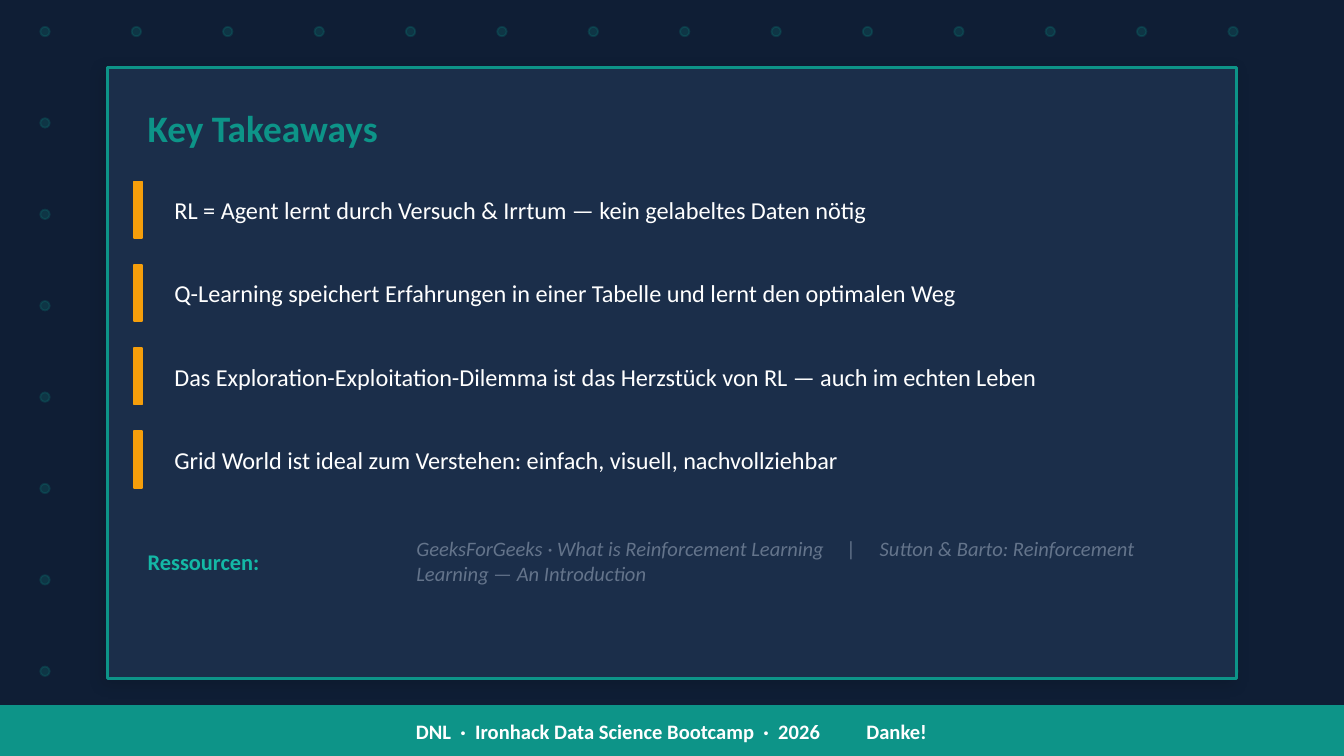
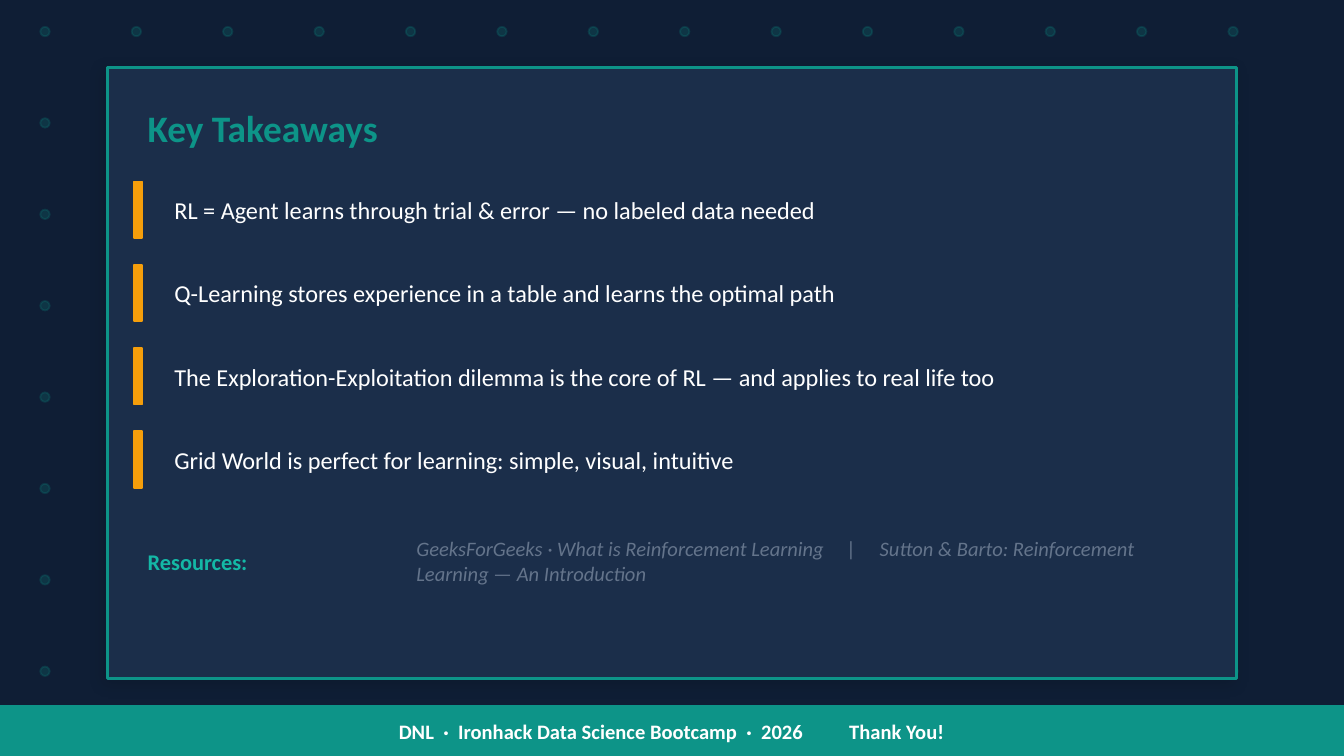
Before and after one commit to zeroKool1ne/mini-project-dsai-rl-implementation, a slide deck: slide 8 of RL_GridWorld_Presentation.pptx. Drawn at 1344x756 pixels with LibreOffice and Linux fonts; fonts in the diff are those of the drawing. Boxes give left, top, right and bottom in pixels: in the first picture for what was removed or moved away, otherwise in the second. Text is boxed around its words. In the diff, an @@ line names an element or a change of style, - is before the commit and + after.

```diff
--- a/RL_GridWorld_Presentation.pptx
+++ b/RL_GridWorld_Presentation.pptx
@@ text at [174,202,814,223]: text changed @@
-RL = Agent lernt durch Versuch & Irrtum — kein gelabeltes Daten nötig
+RL = Agent learns through trial & error — no labeled data needed
@@ text at [174,285,835,306]: text changed @@
-Q-Learning speichert Erfahrungen in einer Tabelle und lernt den optimalen Weg
+Q-Learning stores experience in a table and learns the optimal path
@@ text at [174,369,994,390]: text changed @@
-Das Exploration-Exploitation-Dilemma ist das Herzstück von RL — auch im echten Leben
+The Exploration-Exploitation dilemma is the core of RL — and applies to real life too
@@ text at [174,452,734,473]: text changed @@
-Grid World ist ideal zum Verstehen: einfach, visuell, nachvollziehbar
+Grid World is perfect for learning: simple, visual, intuitive
@@ text at [148,555,248,570]: text changed @@
-Ressourcen:
+Resources:
@@ text at [399,724,944,743]: text changed @@
-DNL · Ironhack Data Science Bootcamp · 2026 Danke!
+DNL · Ironhack Data Science Bootcamp · 2026 Thank You!
```
Also in this commit, not shown: 7 other slides changed.
